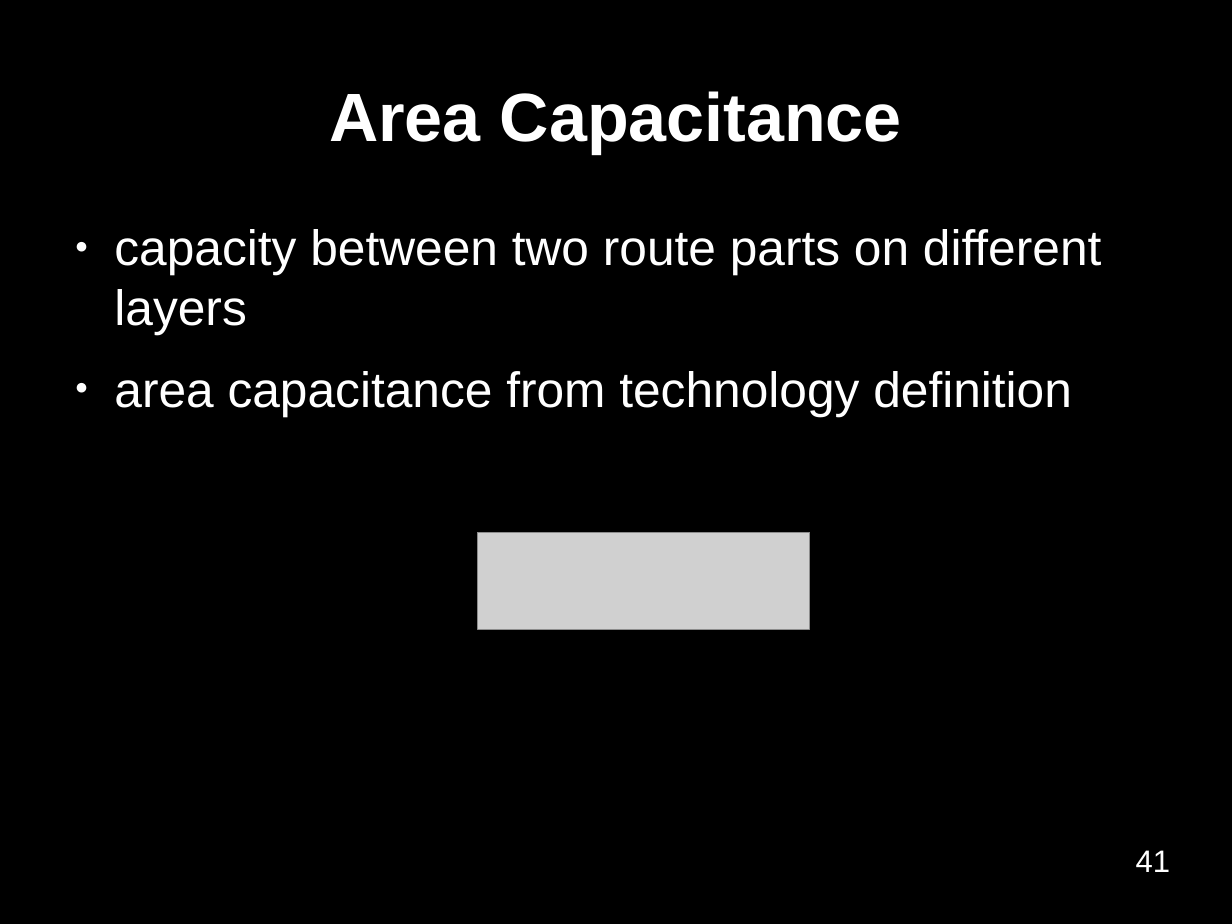
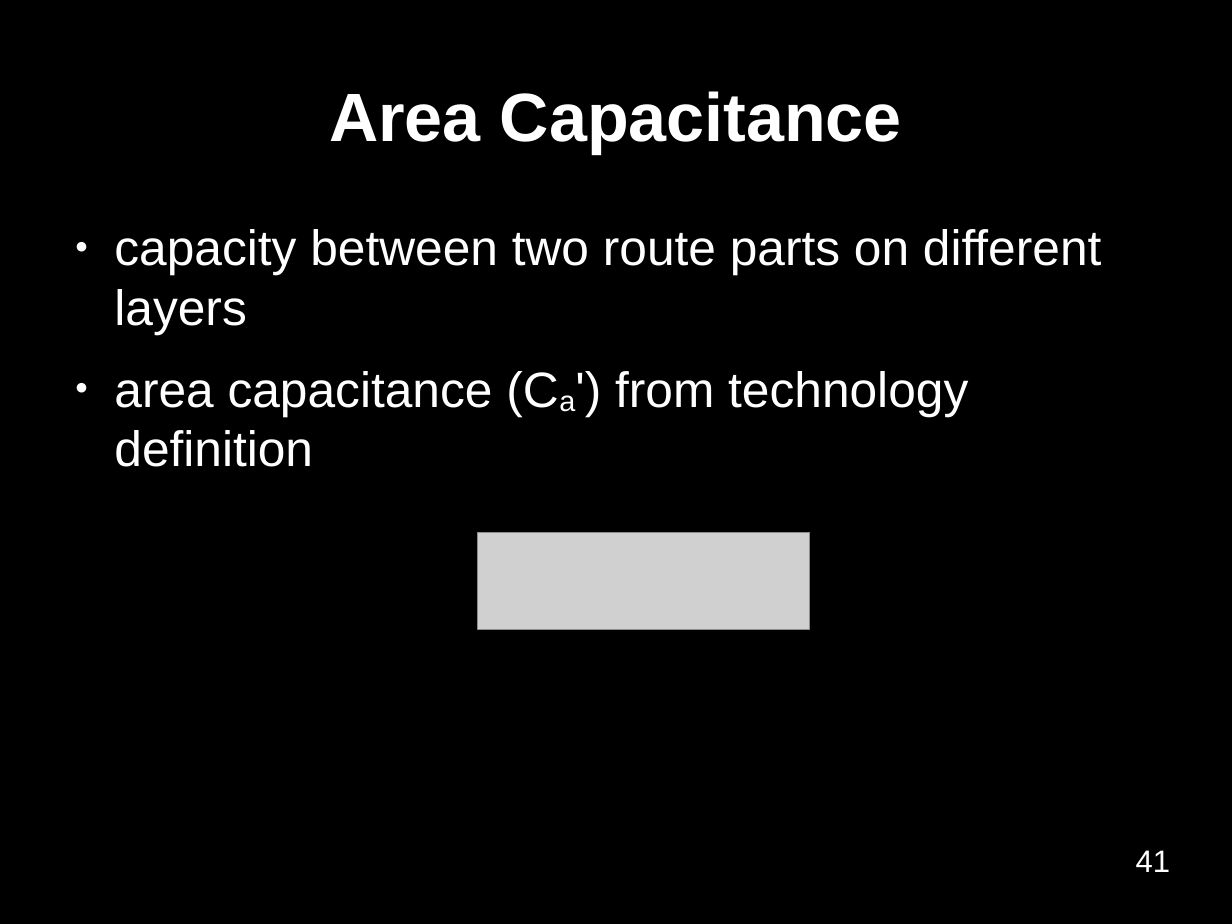
Before and after one commit to benediktibk/bachelorthesis, a slide deck: slide 41 of presentation.odp. Drawn at 1232x924 pixels with LibreOffice and Linux fonts; fonts in the diff are those of the drawing; grey boxes stand for pictures; background and template pictures are left out. Boxes give left, top, right and bottom in pixels: in the first picture for what was removed or moved away, otherwise in the second. Text is boxed around its words. In the diff, an @@ line names an element or a change of style, - is before the commit and + after.

```diff
--- a/presentation.odp
+++ b/presentation.odp
@@ text at [114, 371, 968, 467]: text changed @@
-● area capacitance from technology definition
+● area capacitance (Ca') from technology definition
```
Also in this commit, not shown: 2 other slides changed.
